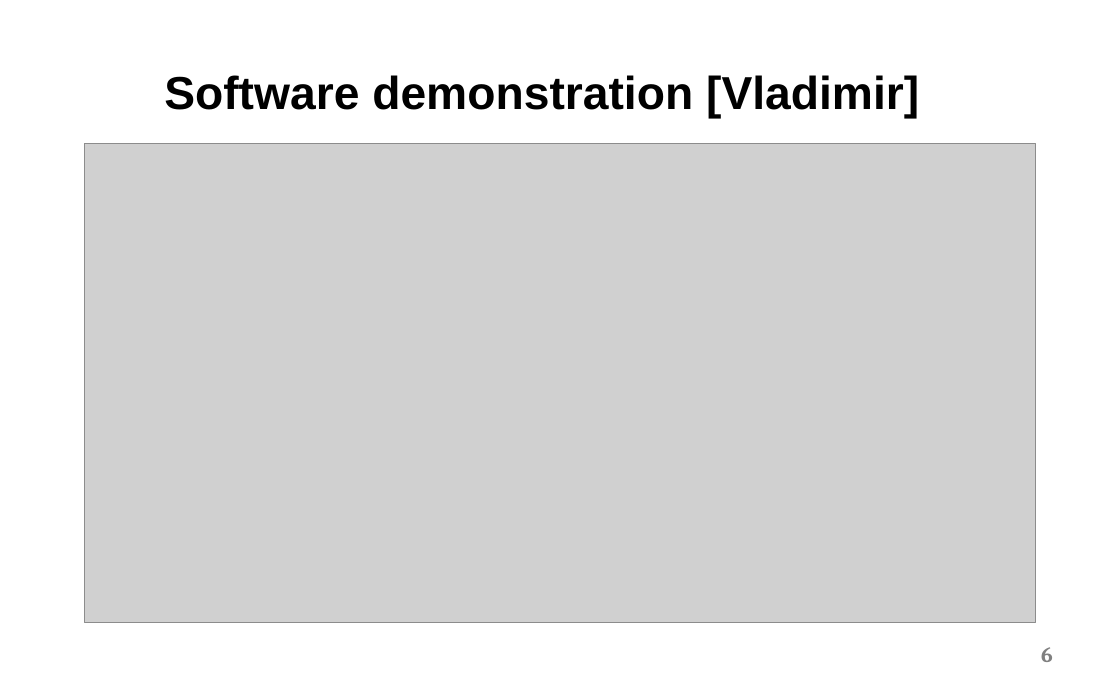
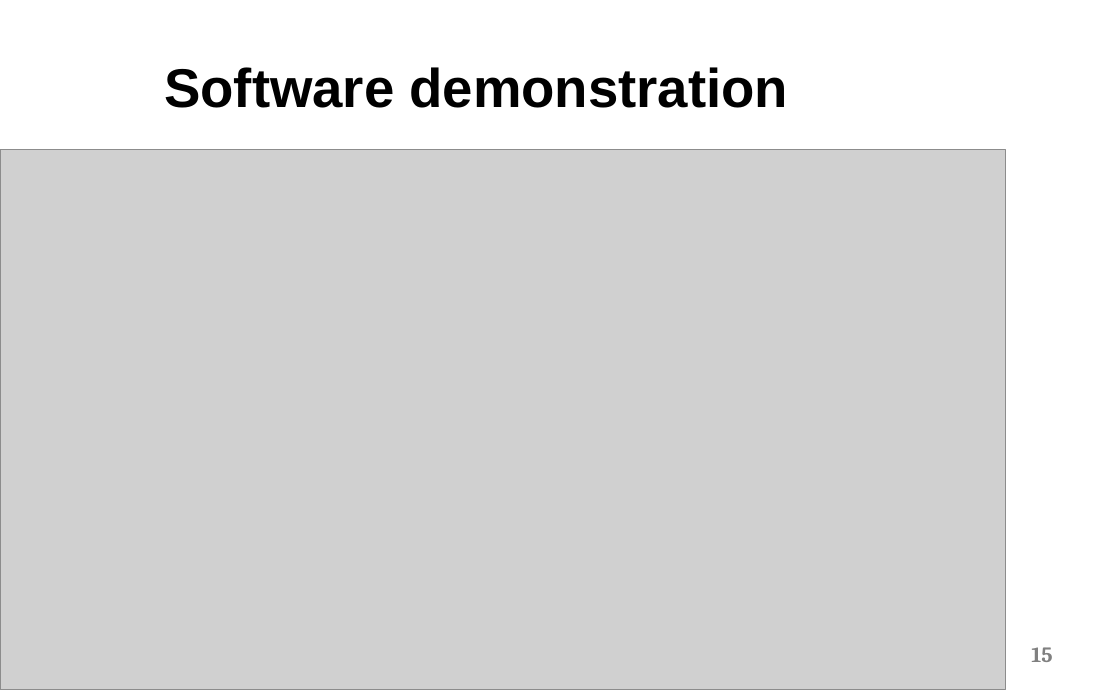
Before and after one commit to vladodjuka/cdt401-online-component-repository, a slide deck: slide 15 of Documentation/Presentations/FinalPresentation.pptx (slide 6 before the commit). Drawn at 1120x700 pixels with LibreOffice and Linux fonts; fonts in the diff are those of the drawing; grey boxes stand for pictures; background and template pictures are left out. Boxes give left, top, right and bottom in pixels: in the first picture for what was removed or moved away, otherwise in the second. Text is boxed around its words. In the diff, an @@ line names an element or a change of style, - is before the commit and + after.

```diff
--- a/Documentation/Presentations/FinalPresentation.pptx
+++ b/Documentation/Presentations/FinalPresentation.pptx
@@ text at [164,67,789,108]: text changed; size 29.7 to 35.1 pt @@
-Software demonstration [Vladimir]
+Software demonstration
@@ picture removed at [153,143,921,623] @@
@@ picture: place and size @@
-picture at [85,143,1036,623]
+picture at [0,150,1006,690]
@@ page number at [1031,647,1052,662]: text changed @@
-6
+15
```
Also in this commit, not shown: 2 other slides changed, 9 slides added.
